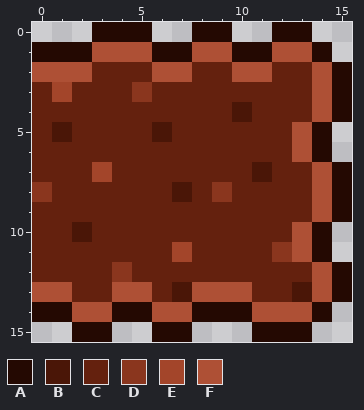
Two versions of one pixel-art sprite, tiles/dirt/dirt-06.png. This is how it looked before the edit.
The file is 16x16 pixels.
Palette (. is transparent): A #240902  B #4a1607  C #64210e  D #8a361e  E #a3452a  F #ae5035
Pixels before, first column x 0:
 0 ...AAA..AA..AA..
 1 AAAFFFAAFFAAFFA.
 2 FFFCCCFFCCFFCCFA
 3 CECCCDCCCCCCCCFA
 4 CCCCCCCCCCBCCCFA
 5 CBCCCCBCCCCCCFA.
 6 CCCCCCCCCCCCCFA.
 7 CCCECCCCCCCBCCFA
 8 DCCCCCCBCDCCCCFA
 9 CCCCCCCCCCCCCCFA
10 CCBCCCCCCCCCCFA.
11 CCCCCCCECCCCDFA.
12 CCCCDCCCCCCCCCFA
13 FFCCFFCBFFFCCBFA
14 AAFFAAFFAAAFFFA.
15 ..AA..AA...AAA..
Now the later version:
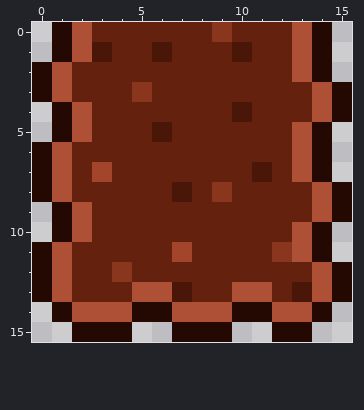
Edits made:
The author put colour A in row 0 at x 1 and 14; in row 15 at x 4 and 8 to 9.
Colour B becomes colour A in row 5 at x 1.
Colour C becomes colour A in row 3 at x 0; in row 4 at x 1; in rows 6 to 7 at x 0; in rows 9 to 10 at x 1; in rows 11 to 12 at x 0.
Colour D becomes colour A in row 8 at x 0.
Colour F becomes colour A in row 2 at x 0 and 14; in row 7 at x 14; in row 13 at x 0; in row 14 at x 6 and 11.
Colour A becomes colour B in row 1 at x 6 and 10.
Colour F becomes colour B in row 1 at x 3.
The author put colour C in row 0 at x 6 to 7 and 10 to 11.
Colour A becomes colour C in row 0 at x 3 to 5, 8 and 12; in row 1 at x 7 and 11.
Colour F becomes colour C in row 1 at x 4 to 5, 8 to 9 and 12; in row 2 at x 2, 6 to 7 and 10 to 11; in row 13 at x 4 and 8 to 9.
Colour A becomes colour D in row 0 at x 9.
The author put colour F in row 0 at x 2.
Colour A becomes colour F in row 0 at x 13; in row 1 at x 2; in row 14 at x 4 and 8 to 9.
Colour B becomes colour F in row 10 at x 2.
Colour C becomes colour F in row 2 at x 13; in rows 4 to 5 at x 2; in row 6 at x 1; in row 7 at x 1 and 13; in row 8 at x 1; in row 9 at x 2.
Colour C becomes colour F in rows 11 to 12 at x 1; in row 13 at x 6 and 11.
Colour E becomes colour F in row 3 at x 1.
Colour A is removed in row 1 at x 0; in row 2 at x 15; in row 7 at x 15; in row 14 at x 0; in row 15 at x 6 and 11.
Colour C is removed in rows 4 to 5 at x 0; in rows 9 to 10 at x 0.
Pixel boxes of the changes (left, top, right, bottom) in both pictures:
changed: (32, 22, 352, 342)
